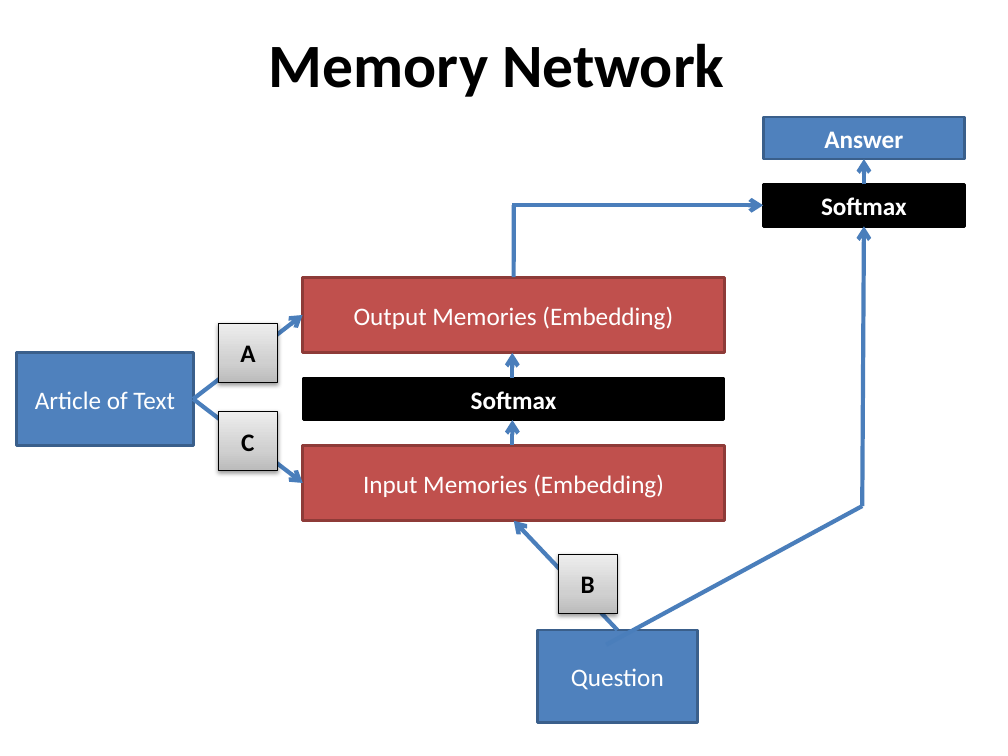
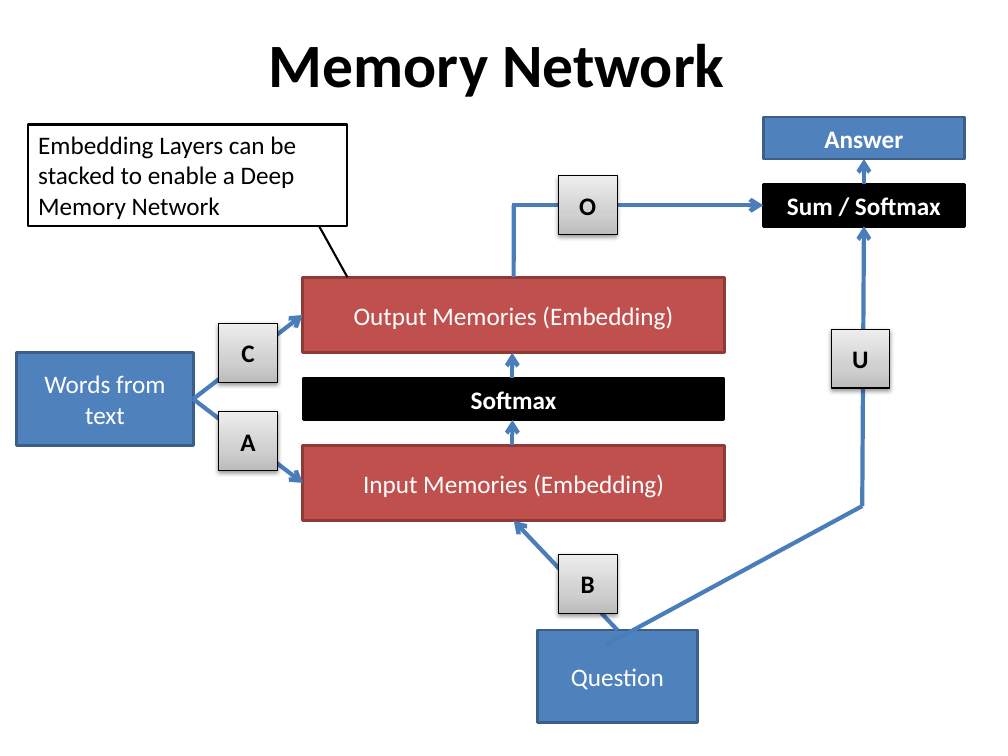
Before and after one commit to danstrawser/Nlp2Commands, a slide deck: slide 4 of Presentation/PresentationPPT.pptx. Drawn at 1008x756 pixels with LibreOffice and Linux fonts; fonts in the diff are those of the drawing. Boxes give left, top, right and bottom in pixels: in the first picture for what was removed or moved away, otherwise in the second. Text is boxed around its words. In the diff, an @@ line names an element or a change of style, - is before the commit and + after.

```diff
--- a/Presentation/PresentationPPT.pptx
+++ b/Presentation/PresentationPPT.pptx
@@ rectangle added at box(28, 125, 348, 227), outline #000000 1.5 pt, 18 pt, text #000000 @@
+Embedding Layers can be stacked to enable a Deep Memory Network
@@ rectangle added at box(558, 175, 617, 234), fill gradient #BDBDBD to #D1D1D1 to #EEEEEE, outline #000000 0.75 pt, 18 pt, text #000000, bold @@
+O
@@ text in rectangle at box(787, 197, 941, 216): text changed @@
-Softmax
+Sum / Softmax
@@ line added from (348, 277) to (320, 226), #000000 1.5 pt @@
@@ rectangle "C": place and size @@
-rectangle "C" at box(219, 411, 277, 470)
+rectangle "C" at box(219, 324, 277, 382)
@@ rectangle added at box(832, 330, 890, 388), fill gradient #BDBDBD to #D1D1D1 to #EEEEEE, outline #000000 0.75 pt, 18 pt, text #000000, bold @@
+U
@@ text in rectangle at box(44, 375, 165, 424): text changed @@
-Article of Text
+Words from text
@@ rectangle "A": place and size @@
-rectangle "A" at box(219, 324, 277, 382)
+rectangle "A" at box(219, 411, 277, 470)
```
Also in this commit, not shown: 6 other slides changed, 4 slides added, 2 slides removed, 3 other files.
